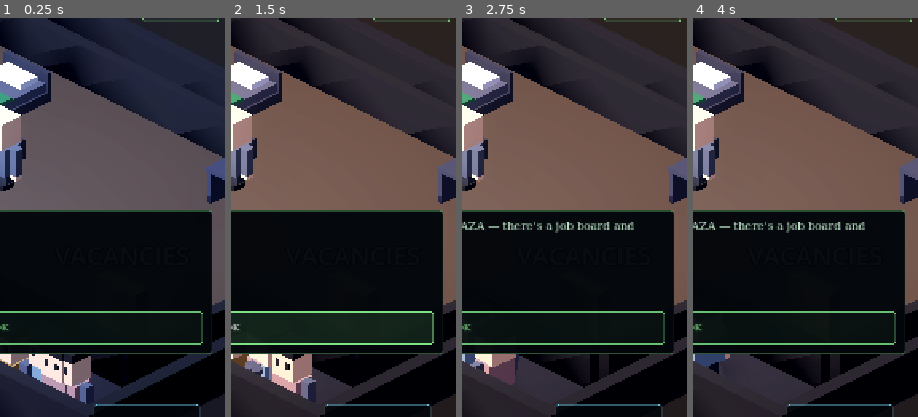
Above: before the commit, frames 1-4 (left to right).
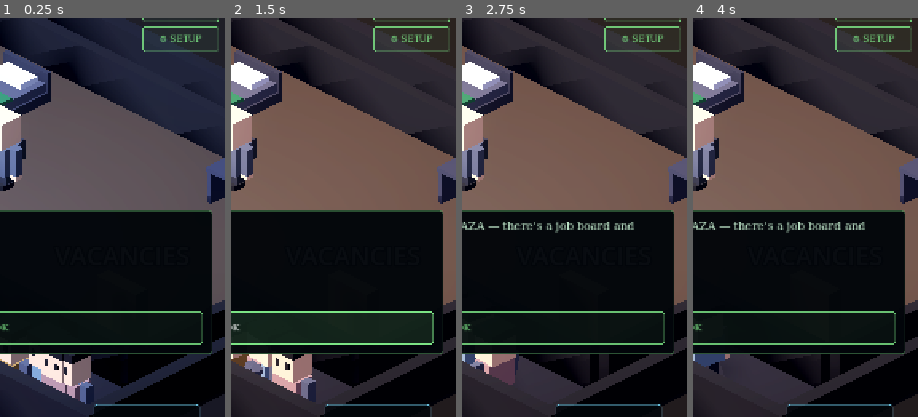
Above: after the commit, the same moments.

Repository: mikepitts25/HackerQuest
Game: Godot game, scene res://scenes/iso/iso_main.tscn
Same seed, same stepped clock (60 frames per second), same inputs: the game is played once before the commit and once after it. This scene is started directly instead of the project's main scene.
Inputs:
- Up to frame 1 (0.25 s): no input
- Up to frame 2 (1.5 s): click "OK" at 0.5 s; click "OK" at 1.25 s
- Up to frame 3 (2.75 s): click "SKILLS" at 2 s
- Up to frame 4 (4 s): click "QUESTS" at 2.75 s; click "GEAR" at 3.5 s
The pictures show only the part of the screen within x 50-100%, y 34-84%; the shares and areas given below are measured in that part.

The runs differ from the first frame. In frame 1, 0.7% of the frame differs, in the area x 63-98%, y 2-9%; in frame 2, 0.7%; in frame 3, 0.7%; in frame 4, 0.7%.

Commit message:
Add volume sliders, collapsible shop, and cash/click SFX
- Settings menu (⚙ SETUP rail button): Music + Sound FX volume sliders driving
  the audio buses; volumes persist (GameState.music_vol/sfx_vol) and re-apply on
  load. Audio.apply_volumes() maps 0..1 to dB.
- Shop reorganized into collapsible categories (tap a header to expand; counts
  shown; UPGRADES open by default) - fits the narrow phone screen far better
  than one long scroll.
- Two new SFX (cash, click) generated via gen_audio.sh; click on rail/modal/shop
  buttons, cash on purchases and sells.

Verified live: settings modal builds with working sliders; smoke passes.

Co-Authored-By: Claude Opus 4.8 <noreply@anthropic.com>

Diff:
--- a/scripts/audio.gd
+++ b/scripts/audio.gd
@@ -26,6 +26,7 @@
 	_music = AudioStreamPlayer.new()
 	_music.bus = "Music"
 	add_child(_music)
+	apply_volumes()
 
 	# Centralized event SFX, so gameplay code stays clean of audio calls.
 	GameState.busted.connect(func() -> void: sfx("bust"))
@@ -71,12 +72,14 @@
 	_music.play()
 
 
-func set_music_volume_db(db: float) -> void:
-	AudioServer.set_bus_volume_db(AudioServer.get_bus_index("Music"), db)
+# Push GameState's saved 0..1 volumes onto the buses (call after load too).
+func apply_volumes() -> void:
+	AudioServer.set_bus_volume_db(AudioServer.get_bus_index("Music"), _vol_db(GameState.music_vol))
+	AudioServer.set_bus_volume_db(AudioServer.get_bus_index("SFX"), _vol_db(GameState.sfx_vol))
 
 
-func set_sfx_volume_db(db: float) -> void:
-	AudioServer.set_bus_volume_db(AudioServer.get_bus_index("SFX"), db)
+func _vol_db(v: float) -> float:
+	return -80.0 if v <= 0.01 else linear_to_db(v)
 
 
 func _load(path: String) -> AudioStream:
--- a/scripts/game_state.gd
+++ b/scripts/game_state.gd
@@ -40,6 +40,7 @@
 	"active_contract", "completed_contracts", "owned_cosmetics", "equipped", "active_jobs",
 	"mastery", "favors_done", "goods", "handle", "skin_tone", "background",
 	"scrap_bounty_done", "owned_gear", "gear", "r10t_beaten", "owned_furniture",
+	"music_vol", "sfx_vol",
 ]
 
 # True until a save is loaded; lets the main scene pick intro vs "welcome back".
@@ -112,6 +113,10 @@
 # Darknet contracts: one active bounty at a time, plus a record of finished ones.
 var active_contract := ""
 var completed_contracts: Array = []
+
+# Audio volumes (0..1), persisted; applied by the Audio autoload.
+var music_vol := 0.8
+var sfx_vol := 0.9
 
 # Field gigs you've accepted from the job board (up to MAX_ACTIVE_JOBS). Each is
 # a GameData.JOBS id; you complete it at a marker in its target district.
--- a/scripts/iso/main_3d.gd
+++ b/scripts/iso/main_3d.gd
@@ -53,6 +53,7 @@
 	GameState.stats_changed.connect(_check_morning_news)
 	_news_day = GameState.day
 	_enc_rng.randomize()
+	Audio.apply_volumes()  # a loaded save may carry custom volumes
 	go_to("home", "start")
 	_update_daylight()
 	_announce_daily_mod()
--- a/scripts/ui/hud.gd
+++ b/scripts/ui/hud.gd
@@ -30,6 +30,7 @@
 var _wifi_modal := {}
 var _apt_modal := {}
 var _furnish_modal := {}
+var _settings_modal := {}
 var _contracts_modal := {}
 var _map_modal := {}
 var _phone_modal := {}
@@ -54,6 +55,7 @@
 	_wifi_modal = _make_modal("WIFI SNIFFER")
 	_apt_modal = _make_modal("VACANCIES")
 	_furnish_modal = _make_modal("FURNISH")
+	_settings_modal = _make_modal("SETTINGS")
 	_contracts_modal = _make_modal("CONTRACTS")
 	_favors_modal = _make_modal("COMMUNITY BOARD")
 	_goods_modal = _make_modal("GOODS EXCHANGE")
@@ -65,7 +67,7 @@
 	_city_map.custom_minimum_size = Vector2(560, 540)
 	_city_map.travel_requested.connect(_on_map_travel)
 	_map_modal.rows.add_child(_city_map)
-	_modals = [_jobs_modal, _skills_modal, _bag_modal, _wifi_modal, _apt_modal, _furnish_modal, _contracts_modal, _favors_modal, _goods_modal, _quests_modal, _loadout_modal, _phone_modal, _map_modal]
+	_modals = [_jobs_modal, _skills_modal, _bag_modal, _wifi_modal, _apt_modal, _furnish_modal, _settings_modal, _contracts_modal, _favors_modal, _goods_modal, _quests_modal, _loadout_modal, _phone_modal, _map_modal]
 	GameState.stats_changed.connect(_refresh_stats)
 	GameState.stats_changed.connect(_refresh_quest)  # active gigs surface here too
 	GameState.prompt_changed.connect(_on_prompt_changed)
@@ -178,6 +180,7 @@
 	_chip_button(rail, "MAP", func() -> void: _open_map())
 	_chip_button(rail, "PHONE", func() -> void: _open_phone())
 	_wifi_btn = _chip_button(rail, "📶 WIFI", func() -> void: _open_wifi())
+	_chip_button(rail, "⚙ SETUP", func() -> void: show_settings())
 	_wifi_btn.visible = false
 
 
@@ -323,7 +326,9 @@
 	btn.focus_mode = Control.FOCUS_NONE
 	btn.custom_minimum_size = Vector2(0, 40)
 	btn.add_theme_font_size_override("font_size", 14)
-	btn.pressed.connect(on_press)
+	btn.pressed.connect(func() -> void:
+		Audio.sfx("click")
+		on_press.call())
 	parent.add_child(btn)
 	return btn
 
@@ -698,7 +703,9 @@
 		btn.custom_minimum_size = Vector2(150, 56)
 		btn.disabled = btn_disabled
 		if not btn_disabled and on_press.is_valid():
-			btn.pressed.connect(on_press)
+			btn.pressed.connect(func() -> void:
+				Audio.sfx("click")
+				on_press.call())
 		row.add_child(btn)
 
 
@@ -1144,6 +1151,63 @@
 	_show_furnish_impl()
 
 
+# --- Settings (audio volume) -------------------------------------------------
+
+func show_settings() -> void:
+	_clear_rows(_settings_modal)
+	_settings_modal.title.text = "SETTINGS"
+	_add_volume_slider("Music", GameState.music_vol, func(v: float) -> void:
+		GameState.music_vol = v
+		Audio.apply_volumes()
+		GameState.save_game())
+	_add_volume_slider("Sound FX", GameState.sfx_vol, func(v: float) -> void:
+		GameState.sfx_vol = v
+		Audio.apply_volumes()
+		Audio.sfx("click")  # audible feedback while dragging
+		GameState.save_game())
+	_open_modal(_settings_modal)
+
+
+func _add_volume_slider(label_text: String, value: float, on_change: Callable) -> void:
+	var panel := PanelContainer.new()
+	var style := StyleBoxFlat.new()
+	style.bg_color = Color(1, 1, 1, 0.04)
+	style.set_content_margin_all(12)
+	style.set_corner_radius_all(10)
+	panel.add_theme_stylebox_override("panel", style)
+	_settings_modal.rows.add_child(panel)
+
+	var row := HBoxContainer.new()
+	row.add_theme_constant_override("separation", 14)
+	panel.add_child(row)
+
+	var name_label := Label.new()
+	name_label.text = label_text
+	name_label.custom_minimum_size = Vector2(110, 0)
+	name_label.add_theme_font_size_override("font_size", 18)
+	row.add_child(name_label)
+
+	var slider := HSlider.new()
+	slider.min_value = 0.0
+	slider.max_value = 1.0
+	slider.step = 0.05
+	slider.value = value
+	slider.size_flags_horizontal = Control.SIZE_EXPAND_FILL
+	slider.custom_minimum_size = Vector2(0, 44)
+	row.add_child(slider)
+
+	var pct := Label.new()
+	pct.text = "%d%%" % int(round(value * 100))
+	pct.custom_minimum_size = Vector2(56, 0)
+	pct.horizontal_alignment = HORIZONTAL_ALIGNMENT_RIGHT
+	pct.add_theme_font_size_override("font_size", 16)
+	row.add_child(pct)
+
+	slider.value_changed.connect(func(v: float) -> void:
+		pct.text = "%d%%" % int(round(v * 100))
+		on_change.call(v))
+
+
 # --- Darknet contracts -------------------------------------------------------
 
 func show_contracts() -> void:
--- a/scripts/ui/shop.gd
+++ b/scripts/ui/shop.gd
@@ -4,6 +4,8 @@
 
 var _rows_box: VBoxContainer
 var _cash_label: Label
+var _cur: VBoxContainer        # the section currently being filled
+var _collapsed := {}           # section title -> collapsed?  (persists per session)
 
 
 func _ready() -> void:
@@ -88,54 +90,27 @@
 		_rows_box.remove_child(child)
 		child.queue_free()
 
-	_section_header("UPGRADES")
+	_begin_section("UPGRADES", GameData.UPGRADES.size())
 	for id in GameData.UPGRADES:
 		var u: Dictionary = GameData.UPGRADES[id]
-		var row_panel := PanelContainer.new()
-		var style := StyleBoxFlat.new()
-		style.bg_color = Color(1, 1, 1, 0.05)
-		style.set_content_margin_all(12)
-		style.set_corner_radius_all(8)
-		row_panel.add_theme_stylebox_override("panel", style)
-		_rows_box.add_child(row_panel)
-
-		var row := HBoxContainer.new()
-		row.add_theme_constant_override("separation", 12)
-		row_panel.add_child(row)
-
-		var info := VBoxContainer.new()
-		info.size_flags_horizontal = Control.SIZE_EXPAND_FILL
-		row.add_child(info)
-
-		var name_label := Label.new()
-		name_label.text = u.name
-		name_label.add_theme_font_size_override("font_size", 19)
-		info.add_child(name_label)
-
-		var desc_label := Label.new()
-		desc_label.text = u.desc
-		desc_label.autowrap_mode = TextServer.AUTOWRAP_WORD_SMART
-		desc_label.add_theme_font_size_override("font_size", 14)
-		desc_label.add_theme_color_override("font_color", Color(1, 1, 1, 0.6))
-		info.add_child(desc_label)
-
-		var buy := Button.new()
-		buy.focus_mode = Control.FOCUS_NONE
-		buy.custom_minimum_size = Vector2(130, 60)
+		var ud: String = u.desc
+		var ubtn: String
+		var udis := false
+		var uop := Callable()
 		if GameState.owned(id):
-			buy.text = "OWNED"
-			buy.disabled = true
+			ubtn = "OWNED"
+			udis = true
 		elif u.req != "" and not GameState.owned(u.req):
-			buy.text = "LOCKED"
-			buy.disabled = true
-			desc_label.text += "  (requires %s)" % GameData.UPGRADES[u.req]["name"]
+			ubtn = "LOCKED"
+			udis = true
+			ud += "  (requires %s)" % GameData.UPGRADES[u.req]["name"]
 		else:
-			buy.text = "$%d" % u.price
-			buy.disabled = GameState.cash < u.price
-			buy.pressed.connect(func() -> void: GameState.buy_upgrade(id))
-		row.add_child(buy)
-
-	_section_header("GEAR — rig · firewall · implant")
+			ubtn = "$%d" % u.price
+			udis = GameState.cash < u.price
+			uop = func() -> void: GameState.buy_upgrade(id)
+		_shop_row(u.name, ud, ubtn, udis, uop, "cash")
+
+	_begin_section("GEAR — rig · firewall · implant", GameData.GEAR.size())
 	for gid in GameData.GEAR:
 		var g: Dictionary = GameData.GEAR[gid]
 		var stat := ""
@@ -153,15 +128,15 @@
 			gd += "  (needs %s)" % GameData.STATUS_RANKS[g.status_req]["title"]
 		_shop_row(g.name, gd, gbtn, gdis, _on_gear_pressed.bind(gid))
 
-	_section_header("CONSUMABLES — keep going")
+	_begin_section("CONSUMABLES — keep going", GameData.CONSUMABLES.size())
 	for cid in GameData.CONSUMABLES:
 		var c: Dictionary = GameData.CONSUMABLES[cid]
 		var have: int = GameState.inventory.get(cid, 0)
 		var name_text: String = c.name + ("  (have %d)" % have if have > 0 else "")
 		_shop_row(name_text, c.desc, "$%d" % c.price, GameState.cash < c.price,
-				func() -> void: GameState.buy_consumable(cid))
-
-	_section_header("STYLE — dress the part")
+				func() -> void: GameState.buy_consumable(cid), "cash")
+
+	_begin_section("STYLE — dress the part", GameData.COSMETICS.size())
 	for cid in GameData.COSMETICS:
 		var item: Dictionary = GameData.COSMETICS[cid]
 		var status_req: int = item.get("status_req", 0)
@@ -188,13 +163,13 @@
 	# Sell loot — junk items only (consumables are bought/used, not sold here).
 	var junk: Array = GameState.inventory.keys().filter(func(k): return GameData.ITEMS.has(k))
 	if not junk.is_empty():
-		_section_header("YOUR LOOT — sell for cash")
+		_begin_section("YOUR LOOT — sell for cash", junk.size())
 		for item_id in junk:
 			var item: Dictionary = GameData.ITEMS[item_id]
 			var price := int(round(item.price * GameState.hustle_mult()))
 			_shop_row("%s  ×%d" % [item.name, GameState.inventory[item_id]], "",
 					"SELL  $%d" % price, false,
-					func() -> void: GameState.sell_item(item_id))
+					func() -> void: GameState.sell_item(item_id), "cash")
 
 
 # Reusable shop row: name + optional description, action button on the right.
@@ -206,14 +181,14 @@
 	_refresh()
 
 
-func _shop_row(name_text: String, desc_text: String, btn_text: String, disabled: bool, on_press: Callable) -> void:
+func _shop_row(name_text: String, desc_text: String, btn_text: String, disabled: bool, on_press: Callable, sfx_name := "click") -> void:
 	var panel := PanelContainer.new()
 	var style := StyleBoxFlat.new()
 	style.bg_color = Color(1, 1, 1, 0.05)
 	style.set_content_margin_all(12)
 	style.set_corner_radius_all(8)
 	panel.add_theme_stylebox_override("panel", style)
-	_rows_box.add_child(panel)
+	_cur.add_child(panel)
 
 	var row := HBoxContainer.new()
 	row.add_theme_constant_override("separation", 12)
@@ -240,13 +215,38 @@
 	btn.custom_minimum_size = Vector2(150, 56)
 	btn.disabled = disabled
 	if not disabled and on_press.is_valid():
-		btn.pressed.connect(on_press)
+		btn.pressed.connect(func() -> void:
+			Audio.sfx(sfx_name)
+			on_press.call())
 	row.add_child(btn)
 
 
-func _section_header(text: String) -> void:
-	var header := Label.new()
-	header.text = text
-	header.add_theme_font_size_override("font_size", 15)
+# A tappable, collapsible category header. Rows added after it (via _shop_row)
+# land in this section's box and hide/show with it. Collapsed state persists for
+# the session; everything starts collapsed except UPGRADES.
+func _begin_section(title: String, count: int) -> void:
+	var collapsed: bool = _collapsed.get(title, title != "UPGRADES")
+	var header := Button.new()
+	header.text = "%s  %s   [%d]" % ["▾" if not collapsed else "▸", title, count]
+	header.alignment = HORIZONTAL_ALIGNMENT_LEFT
+	header.focus_mode = Control.FOCUS_NONE
+	header.custom_minimum_size = Vector2(0, 44)
+	header.add_theme_font_size_override("font_size", 16)
 	header.add_theme_color_override("font_color", Color("7ee787"))
+	var hs := StyleBoxFlat.new()
+	hs.bg_color = Color(0.49, 0.91, 0.53, 0.1)
+	hs.set_content_margin_all(8)
+	hs.set_corner_radius_all(6)
+	header.add_theme_stylebox_override("normal", hs)
+	header.add_theme_stylebox_override("hover", hs)
+	header.add_theme_stylebox_override("pressed", hs)
+	header.pressed.connect(func() -> void:
+		Audio.sfx("ui_open")
+		_collapsed[title] = not collapsed
+		_refresh())
 	_rows_box.add_child(header)
+	var box := VBoxContainer.new()
+	box.add_theme_constant_override("separation", 8)
+	box.visible = not collapsed
+	_rows_box.add_child(box)
+	_cur = box
Not shown, added: assets/audio/sfx/cash.mp3.import
Not shown, added: assets/audio/sfx/click.mp3.import
Not shown, added: assets/audio/sfx/cash.mp3
Not shown, added: assets/audio/sfx/click.mp3
Not shown, changed: tools/gen_audio.sh
